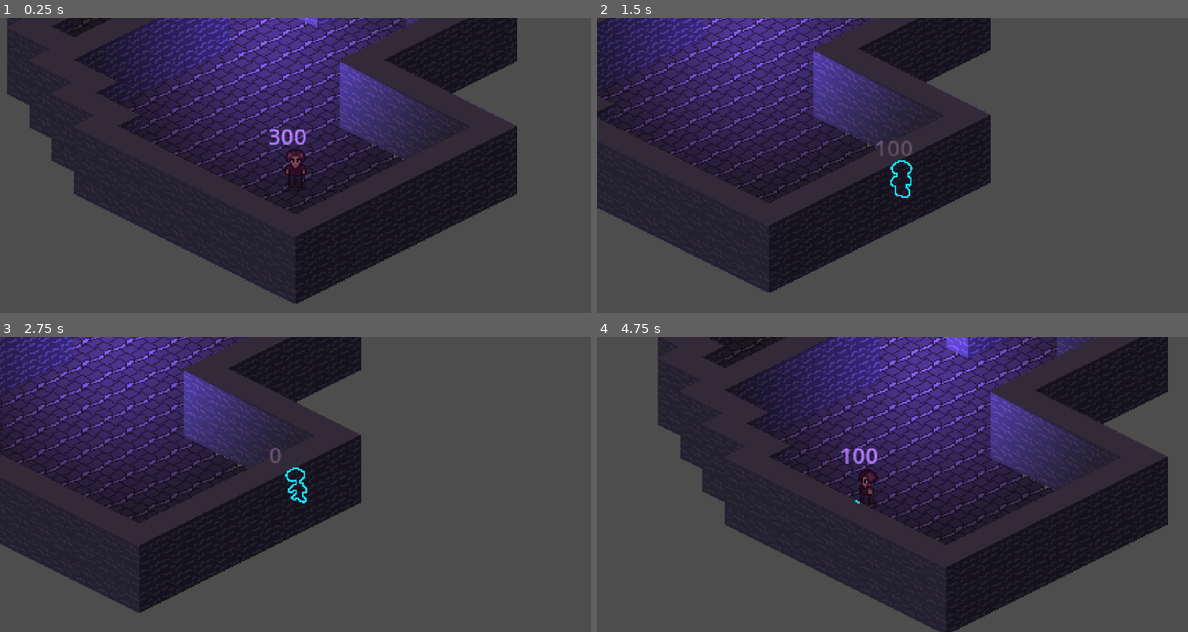
Above: before the commit, frames 1-4 (two rows, left to right).
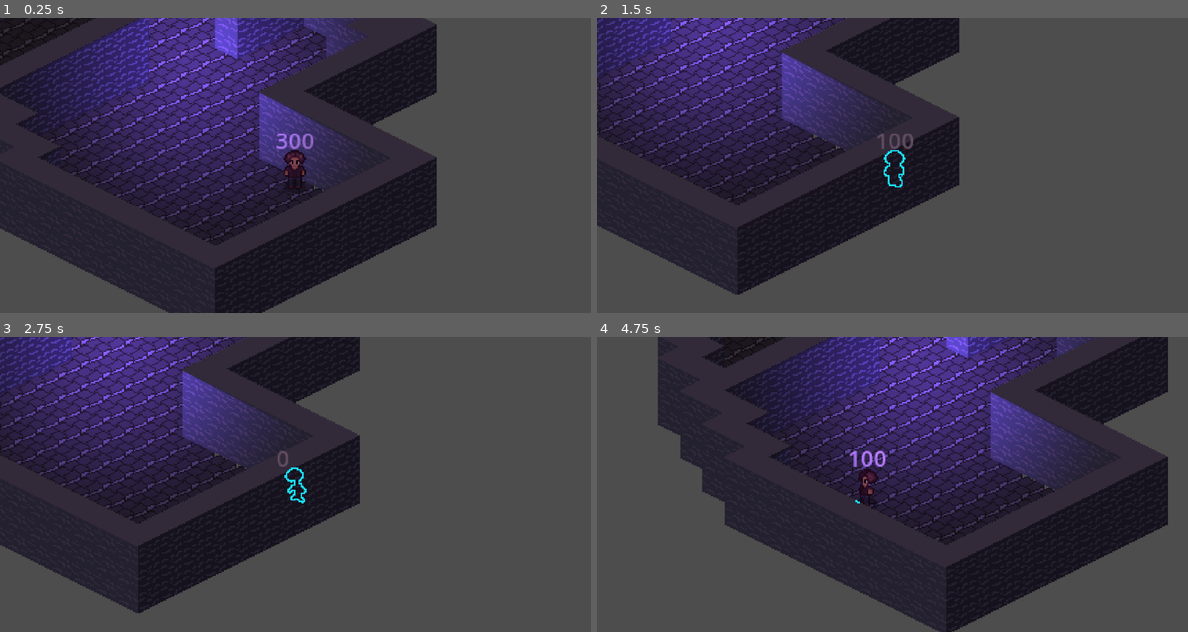
Above: after the commit, the same moments.

Repository: Lucio-Ladeira/empolium-2
Game: Godot game, scene res://scenes/empresa_empolium/empresa_empolium.tscn
The game is run twice, just before and just after one commit, with the same random seed, the same clock (stepped at 60 frames per second) and the same inputs.
Inputs:
- Up to frame 1 (0.25 s): no input
- Up to frame 2 (1.5 s): tap Enter at 0.5 s; hold D (move_right) 0.53-1.28 s; tap Space (dash) at 0.6, 1.35 s; hold S (move_down) from 1.28 s (still down)
- Up to frame 3 (2.75 s): release S (move_down) at 2.03 s; hold D (move_right) from 2.03 s (still down); tap Space (dash) at 2.1 s
- Up to frame 4 (4.75 s): release D (move_right) at 2.78 s; hold W (move_up) 2.78-3.53 s; tap Space (dash) at 2.85, 3.6, 4.35 s; hold A (move_left) from 3.53 s (still down)

The runs differ from the first frame. In frame 1, 44% of the frame differs, in the area x 0-88%, y 0-100%; in frame 2, 20%; in frame 3, 5.1%; in frame 4, 0.3%.

Commit message:
outline aperfeituada

Diff:
--- a/scenes/empresa_empolium/empresa_empolium.tscn
+++ b/scenes/empresa_empolium/empresa_empolium.tscn
@@ -3,7 +3,6 @@
 [ext_resource type="Texture2D" uid="uid://cabrpgfkjnfk5" path="res://assets/General list.png" id="1_q8b2f"]
 [ext_resource type="PackedScene" uid="uid://co75pskxmrpau" path="res://scenes/plyer/player.tscn" id="2_o6gfb"]
 [ext_resource type="Texture2D" uid="uid://bgmxpvfxcgx73" path="res://assets/luz/light.jpg" id="3_rv6wk"]
-
 [ext_resource type="PackedScene" path="res://effects/occlusion_outline/occlusion_outline.tscn" id="4_outline"]
 
 [sub_resource type="TileSetAtlasSource" id="TileSetAtlasSource_o6gfb"]
@@ -29,7 +28,7 @@
 7:10/size_in_atlas = Vector2i(1, 2)
 7:10/0 = 0
 7:10/0/z_index = 1
-7:10/0/y_sort_origin = 16
+7:10/0/y_sort_origin = 11
 7:10/0/occlusion_layer_0/polygon_0/polygon = SubResource("OccluderPolygon2D_dena5")
 7:10/0/physics_layer_0/polygon_0/points = PackedVector2Array(0, 16, -16, 24, 0, 32, 16, 24)
 
@@ -57,7 +56,7 @@
 
 [node name="player" parent="." unique_id=1247319694 instance=ExtResource("2_o6gfb")]
 z_index = 1
-position = Vector2(304, 132)
+position = Vector2(363, 107)
 collision_layer = 128
 
 [node name="CanvasModulate" type="CanvasModulate" parent="." unique_id=1063323318]
@@ -76,7 +75,7 @@
 [node name="DirectionalLight2D" type="DirectionalLight2D" parent="." unique_id=1239537104]
 color = Color(0.08685193, 0.0039056812, 0.08480906, 1)
 
-[node name="OcclusionOutline" parent="." instance=ExtResource("4_outline")]
+[node name="OcclusionOutline" parent="." unique_id=244171291 instance=ExtResource("4_outline")]
 world_path = NodePath("..")
 player_sprite_path = NodePath("../player/sprites")
 occluder_paths = Array[NodePath]([NodePath("../tile_wall_base")])
--- a/scenes/plyer/player.gd
+++ b/scenes/plyer/player.gd
@@ -11,6 +11,8 @@
 @onready var label: Label = $Label
 
 
+
+
 var current_state = player_state.MOVE
 var last_direction := Vector2.DOWN
 
@@ -22,6 +24,8 @@
 func _ready() -> void:
 	estamina_timer.start()
 	dash_timer.wait_time = dash_duration
+
+
 func _physics_process(_delta):
 	label.text = str(estamina)
 
--- a/scenes/plyer/player.tscn
+++ b/scenes/plyer/player.tscn
@@ -352,7 +352,7 @@
 states/walk/node = SubResource("AnimationNodeBlendSpace2D_y3hgx")
 states/walk/position = Vector2(501, 122)
 transitions = ["Start", "idle", SubResource("AnimationNodeStateMachineTransition_74r1x"), "idle", "walk", SubResource("AnimationNodeStateMachineTransition_vnp4v"), "walk", "idle", SubResource("AnimationNodeStateMachineTransition_rthbq")]
-graph_offset = Vector2(137, -16)
+graph_offset = Vector2(-42, 60)
 
 [sub_resource type="CircleShape2D" id="CircleShape2D_ksngb"]
 radius = 6.0
@@ -403,11 +403,19 @@
 
 [node name="Label" type="Label" parent="." unique_id=1241413050]
 z_index = 6
-offset_left = -20.0
-offset_top = -33.0
-offset_right = 20.0
-offset_bottom = -10.0
-text = "p"
+anchors_preset = 7
+anchor_left = 0.5
+anchor_top = 1.0
+anchor_right = 0.5
+anchor_bottom = 1.0
+offset_left = -14.0
+offset_top = -31.0
+offset_right = 14.0
+offset_bottom = -8.0
+grow_horizontal = 2
+grow_vertical = 0
+size_flags_horizontal = 4
+text = "300"
 
 [connection signal="timeout" from="estamina_timer" to="." method="_on_timer_timeout"]
 [connection signal="timeout" from="dashtimer" to="." method="_on_dashtimer_timeout"]
